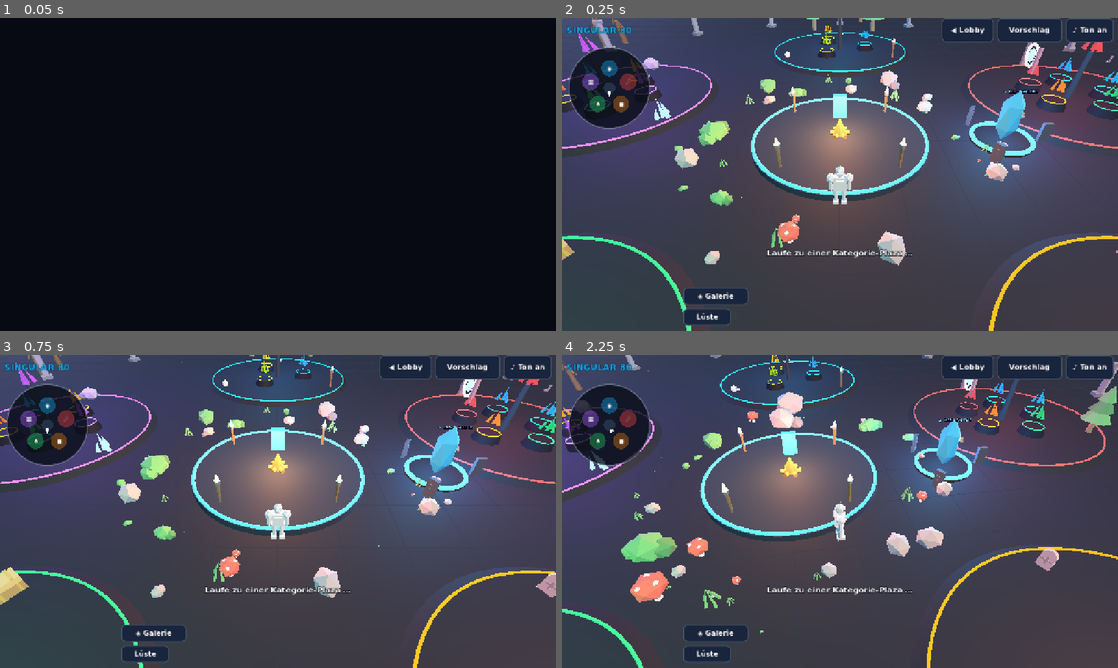
Above: before the commit, frames 1-4 (two rows, left to right).
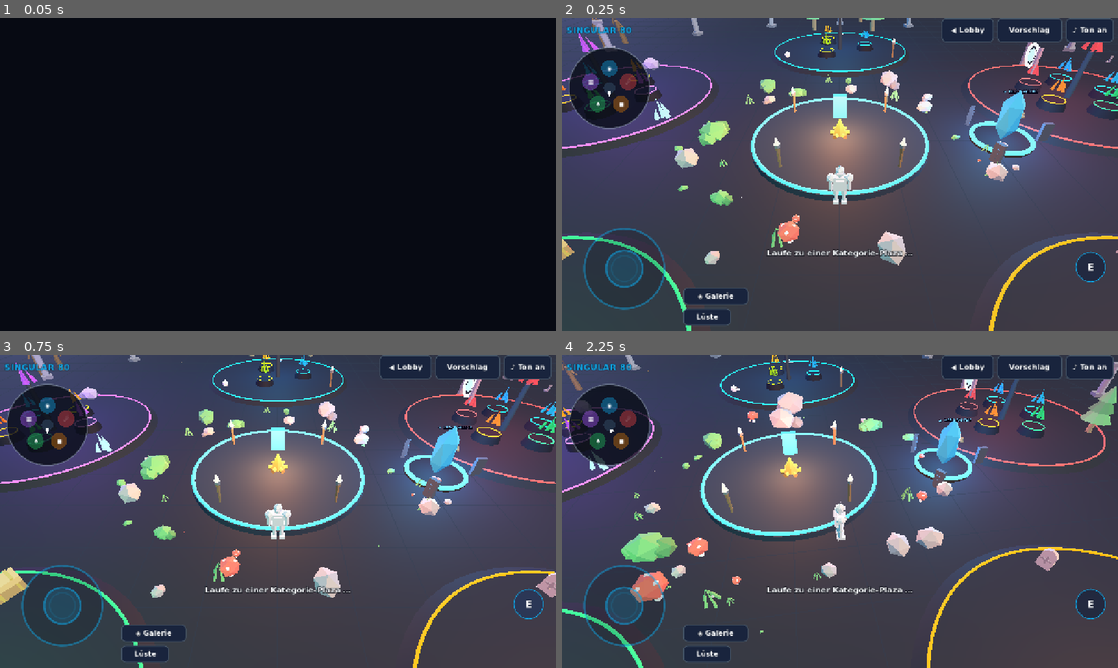
Above: after the commit, the same moments.

Repository: teepapio/singular80
Game: Godot game, scene res://main.tscn
The game is run twice, just before and just after one commit, with the same random seed, the same clock (stepped at 60 frames per second) and the same inputs.
Inputs (mouse positions are in pixels of both pictures, inside the frame that each line leads up to):
- Up to frame 1 (0.05 s): no input
- Up to frame 2 (0.25 s): no input
- Up to frame 3 (0.75 s): click (528, 605) at 0.5 s, where only the run after the commit has a clickable "E"
- Up to frame 4 (2.25 s): click "◀ Lobby" at 1.25 s; tap Enter (confirm) at 2 s; move the mouse to (962, 495) at 2.02 s; hold Right from 2.03 s (still down); hold Space (dash) from 2.03 s (still down); click (962, 495) at 2.17 s

Frame 1 is identical in both runs. In frame 2, 1.1% of the frame differs, in the area x 3-98%, y 67-94%; in frame 3, 0.7%; in frame 4, 1.4%.

Commit message:
fix(hud): Thumbstick und Aktionsknopf über Offsets in die Ecke setzen
`position` wird von `Control` ab dem Moment im Baum vom Eltern-Ursprung aus
gemessen. Ein negatives `position` für „24 px über dem unteren Rand" landete
damit 24 px *unter* dem oberen Rand — der Stick war weder sichtbar noch
berührbar. `offset_*` ist immer relativ zum Anker und damit eindeutig.

Diff:
--- a/godot/src/core/ui/world_screen.gd
+++ b/godot/src/core/ui/world_screen.gd
@@ -186,17 +186,31 @@
 
 ## Adds a thumb stick anchored to a screen corner. Returns it so the game can
 ## read `value` every frame.
+##
+## The corner inset goes through `offset_*` and never through `position`:
+## `position` is measured from the parent origin as soon as the control is in
+## the tree, so a negative offset meant as "24 px above the bottom edge" lands
+## 24 px *below the top* edge instead — off screen, where the stick can neither
+## be seen nor touched. `offset_*` is always relative to the anchor.
+##
+## `Control` re-clamps its size to the minimum whenever an offset pair is
+## momentarily inconsistent, so the wanted size is read once up front and the
+## leading edges are written before the trailing ones.
 func add_stick(corner: String = "bottom_left", label_text: String = "") -> VirtualStick:
 	var stick := VirtualStick.new()
 	stick.label_text = label_text
 	stick.size = VirtualStick.SIZE
 	hud_root.add_child(stick)
+	var extent := stick.size
 	if corner == "bottom_right":
-		stick.set_anchors_and_offsets_preset(Control.PRESET_BOTTOM_RIGHT)
-		stick.position = -stick.size - Vector2(24, 24)
+		stick.set_anchors_preset(Control.PRESET_BOTTOM_RIGHT)
+		stick.offset_left = -24.0 - extent.x
 	else:
-		stick.set_anchors_and_offsets_preset(Control.PRESET_BOTTOM_LEFT)
-		stick.position = Vector2(24, -stick.size.y - 24)
+		stick.set_anchors_preset(Control.PRESET_BOTTOM_LEFT)
+		stick.offset_left = 24.0
+	stick.offset_right = stick.offset_left + extent.x
+	stick.offset_top = -24.0 - extent.y
+	stick.offset_bottom = -24.0
 	return stick
 
 
@@ -219,8 +233,13 @@
 	if on_press.is_valid():
 		node.pressed.connect(on_press)
 	hud_root.add_child(node)
-	node.set_anchors_and_offsets_preset(Control.PRESET_BOTTOM_RIGHT)
-	node.position = -node.size - Vector2(28, 28) + offset
+	# Corner inset via offsets, for the same reason as in `add_stick()`.
+	var extent := node.size
+	node.set_anchors_preset(Control.PRESET_BOTTOM_RIGHT)
+	node.offset_left = -28.0 + offset.x - extent.x
+	node.offset_right = -28.0 + offset.x
+	node.offset_top = -28.0 + offset.y - extent.y
+	node.offset_bottom = -28.0 + offset.y
 	return node
 
 
